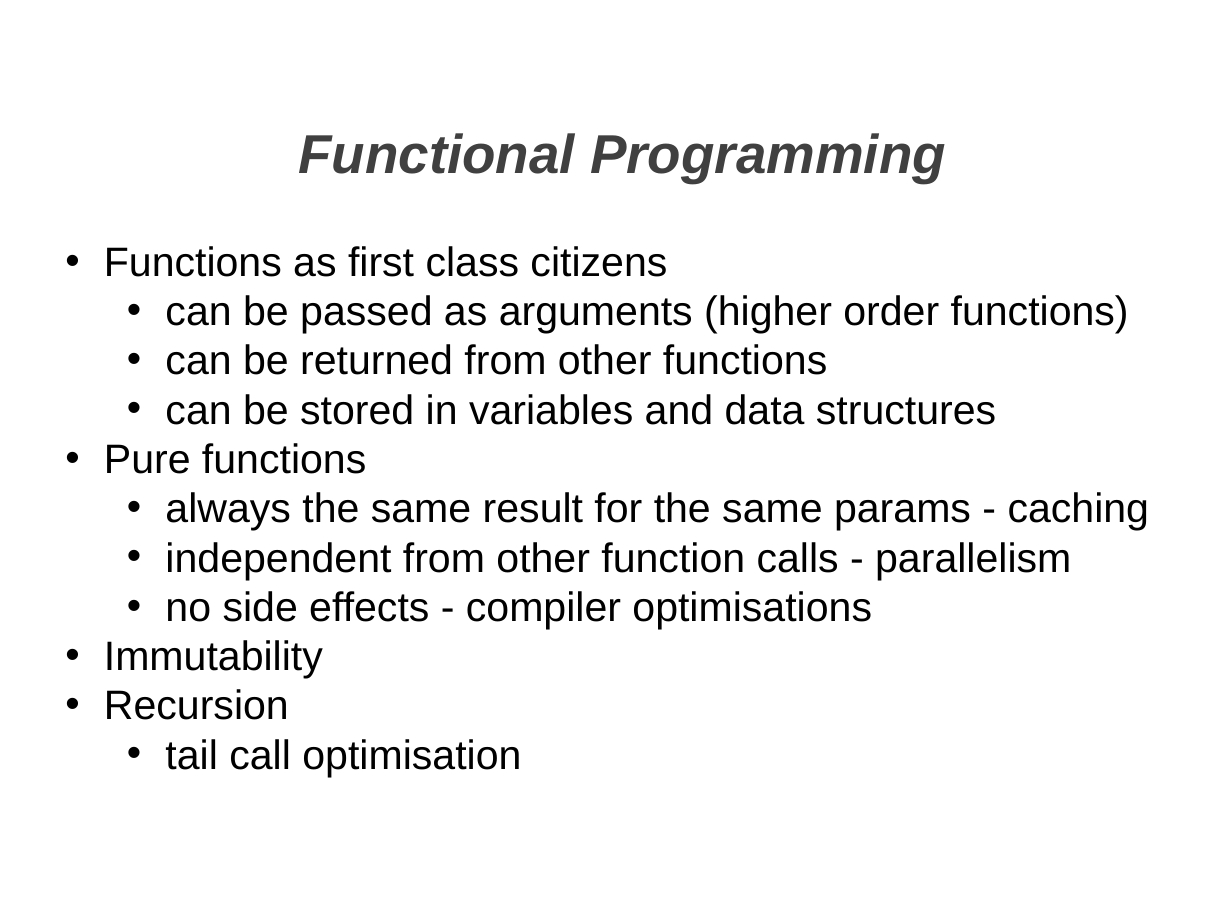
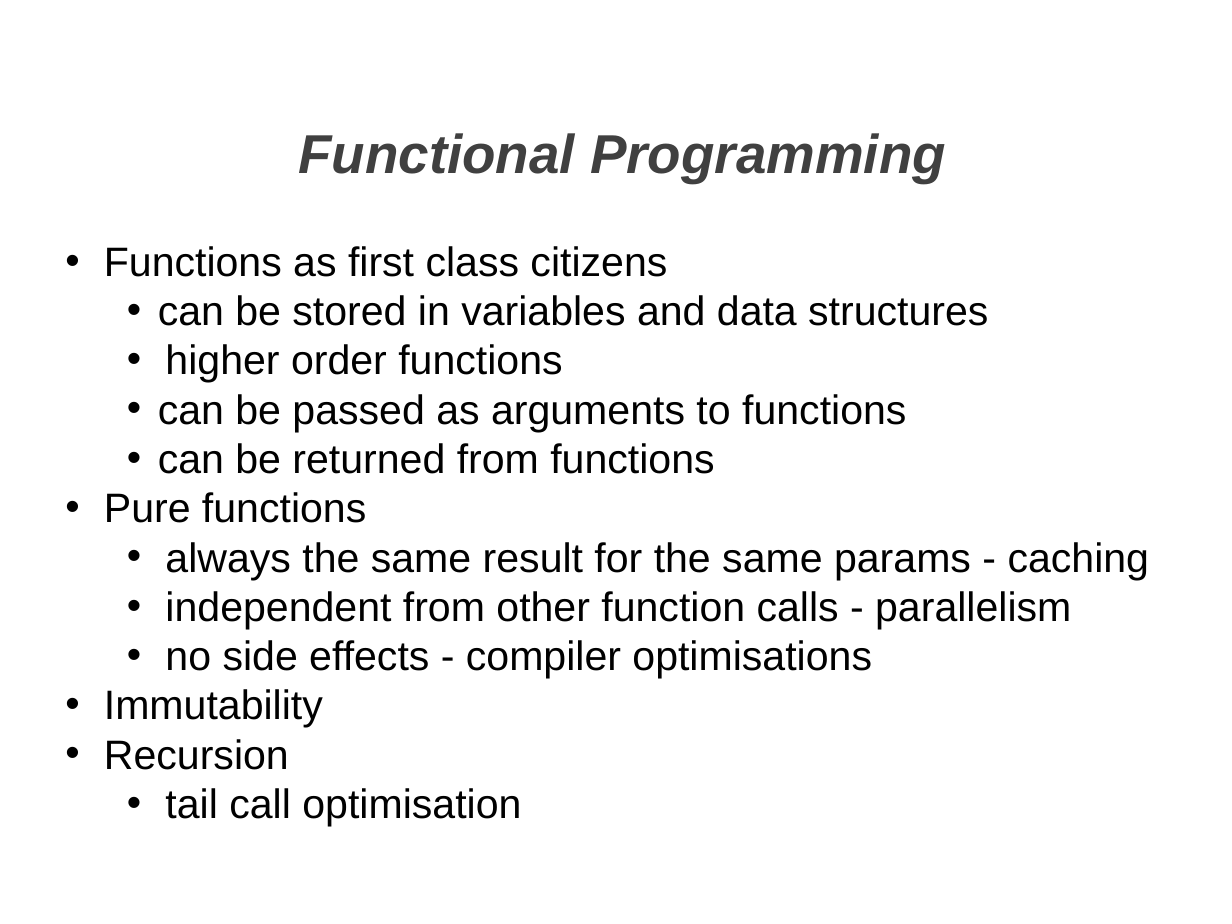
Before and after one commit to kubawalinski/Talks, a slide deck: slide 2 of Functional JavaScript/20141128 - CodeMotion Milan/Kuba Waliński - Fun with Functional JavaScript.ppt. Drawn at 1232x924 pixels with LibreOffice and Linux fonts; fonts in the diff are those of the drawing; background and template pictures are left out. Boxes give left, top, right and bottom in pixels: in the first picture for what was removed or moved away, otherwise in the second. Text is boxed around its words. In the diff, an @@ line names an element or a change of style, - is before the commit and + after.

```diff
--- a/Functional JavaScript/20141128 - CodeMotion Milan/Kuba Waliński - Fun with Functional JavaScript.ppt
+++ b/Functional JavaScript/20141128 - CodeMotion Milan/Kuba Waliński - Fun with Functional JavaScript.ppt
@@ text at [158,295,988,326]: list level 2 to 3 in "can be stored in variables ..." @@
@@ text at [165,295,1129,375]: paragraphs removed @@
-  • can be passed as arguments (higher order functions)
-  • can be returned from other functions
@@ text at [158,344,906,474]: paragraphs added @@
+  • higher order functions
+    • can be passed as arguments to functions
+    • can be returned from functions
```
Also in this commit, not shown: 1 other slide changed.
